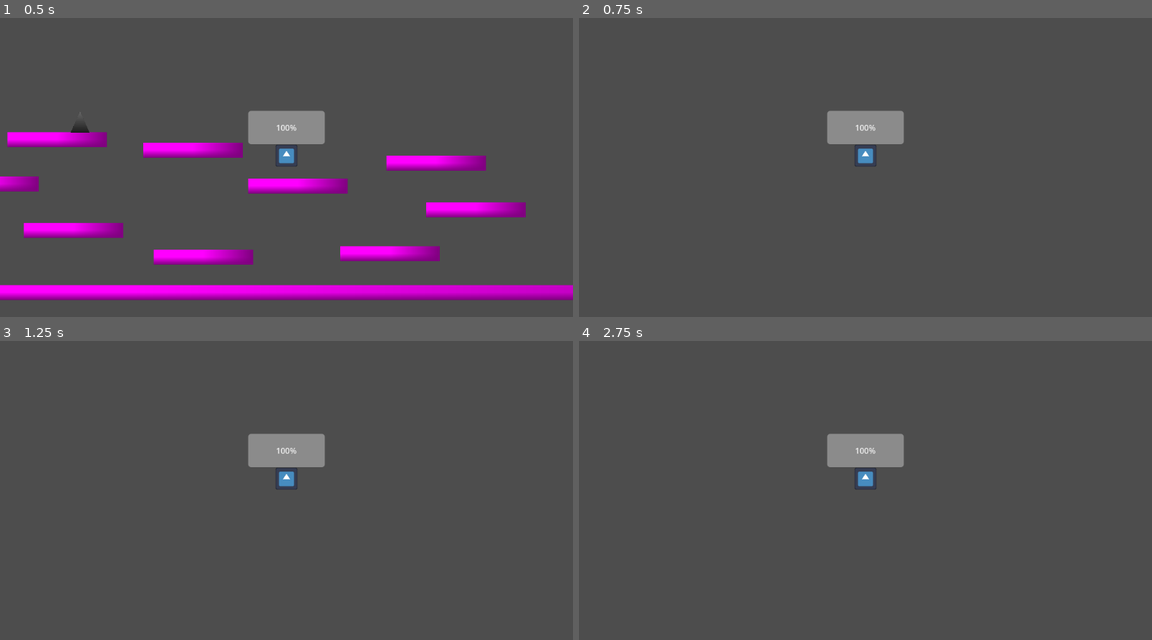
Above: before the commit, frames 1-4 (two rows, left to right).
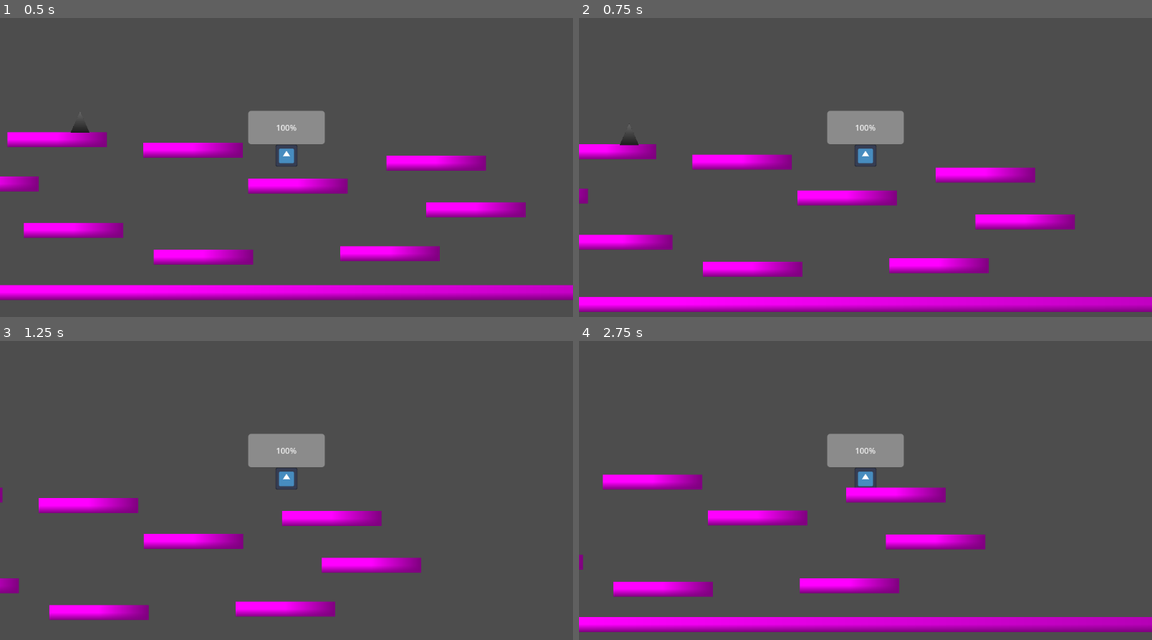
Above: after the commit, the same moments.

Repository: Derpest2Dude/AGL-godot-intro-project
Game: Godot game, scene res://Scenes/leve_l.tscn
Same seed, same stepped clock (60 frames per second), same inputs: the game is played once before the commit and once after it. The engine's default icon, where the game draws it, is replaced by a stand-in: a white triangle on a blue panel in a dark square.
Inputs:
- Up to frame 1 (0.5 s): no input
- Up to frame 2 (0.75 s): tap Enter (ui_accept) at 0.5, 0.6 s; hold Right (ui_right) from 0.53 s (still down)
- Up to frame 3 (1.25 s): keep holding Right (ui_right); tap Enter (ui_accept) at 0.77, 1.07 s
- Up to frame 4 (2.75 s): tap Enter (ui_accept) at 1.35, 1.52, 1.82, 2.1 s; release Right (ui_right) at 2.03 s; hold Left (ui_left) from 2.03 s (still down)

Frame 1 is identical in both runs. In frame 2, 12% of the frame differs, in the area x 0-100%, y 38-99%; in frame 3, 5.4%; in frame 4, 10%.

Commit message:
NO MORE JUMOPNG!!!

Diff:
--- a/Scripts/character.gd
+++ b/Scripts/character.gd
@@ -3,7 +3,7 @@
 @export var health: HealthComponent
 
 const SPEED = 300.0
-const JUMP_VELOCITY = -4500.0
+const JUMP_VELOCITY = -450.0
 
 func _ready() -> void:
 	health.died.connect(_on_died)
@@ -12,7 +12,7 @@
 	get_tree().change_scene_to_file("res://Scenes/death_screen.tscn")
 
 
-var canDoubleJump = true
+
 
 func _physics_process(delta: float) -> void:
 	# Add the gravity.
@@ -24,10 +24,6 @@
 		var canJump = false
 		if is_on_floor():
 			canJump = true
-			canDoubleJump = true
-		elif canDoubleJump:
-			canJump = true
-			canDoubleJump = false
 
 		if canJump:
 			velocity.y = JUMP_VELOCITY
